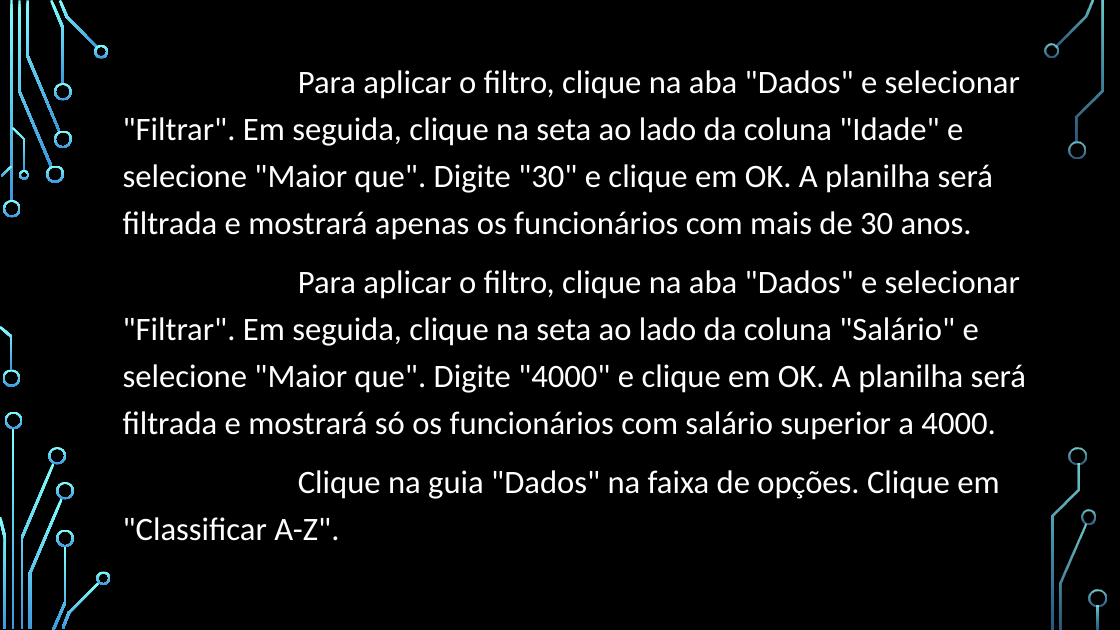
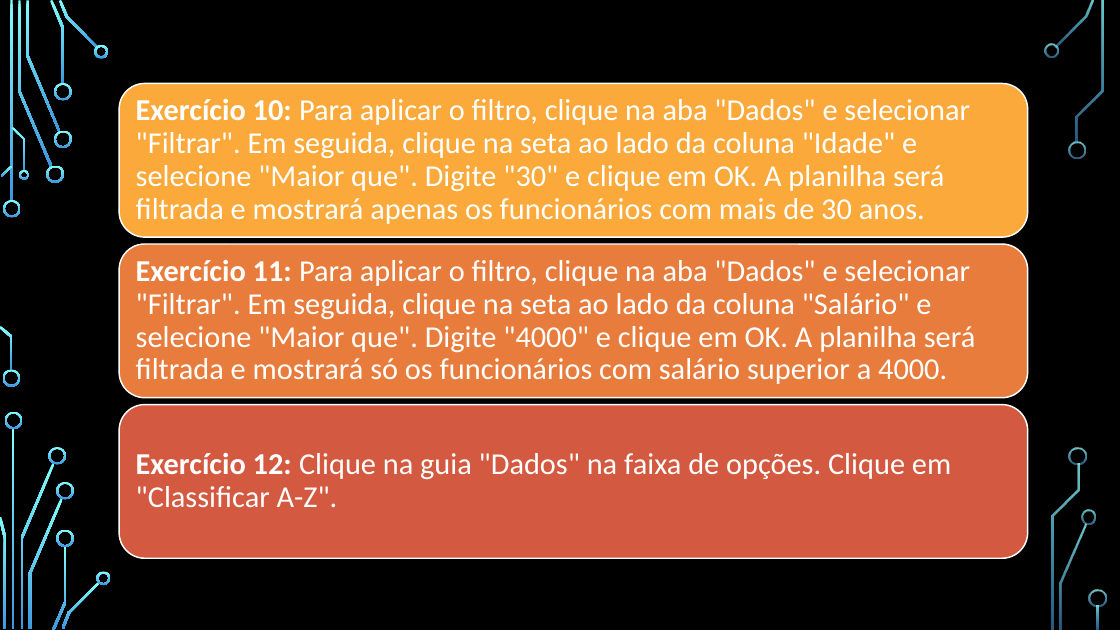
Before and after one commit to VitorKaviski/Curso_Kaviski_Excel_Basico_ao_Avancado, a slide deck: slide 37 of Curso Excel/Básico/Aula 1/Aula 1 - Excel/Curso Excel - Básico - Modelo Slides 1.pptx. Drawn at 1120x630 pixels with LibreOffice and Linux fonts; fonts in the diff are those of the drawing; background and template pictures are left out. Boxes give left, top, right and bottom in pixels: in the first picture for what was removed or moved away, otherwise in the second. Text is boxed around its words. In the diff, an @@ line names an element or a change of style, - is before the commit and + after.

```diff
--- a/Curso Excel/Básico/Aula 1/Aula 1 - Excel/Curso Excel - Básico - Modelo Slides 1.pptx
+++ b/Curso Excel/Básico/Aula 1/Aula 1 - Excel/Curso Excel - Básico - Modelo Slides 1.pptx
@@ text at [123, 70, 1020, 240]: paragraph removed @@
-Exercício 10: Para aplicar o filtro, clique na aba "Dados" e selecionar "Filtrar". Em seguida, clique na seta ao lado da coluna "Idade" e selecione "Maior que". Digite "30" e clique em OK. A planilha será filtrada e mostrará apenas os funcionários com mais de 30 anos.
@@ text "Exercício 11: Para aplicar o ...": place and size @@
-text "Exercício 11: Para aplicar o ..." at [123, 70, 1026, 541]
+text "Exercício 11: Para aplicar o ..." at [136, 259, 975, 384]
@@ text "Exercício 11: Para aplicar o ..." at [136, 259, 975, 384]: size 28 to 26 pt; text colour #000000 to #FFFFFF in "Exercício 11:"; line spacing 1.2 to 0.9; vertical alignment top to middle @@
@@ text at [123, 470, 999, 541]: paragraph removed @@
-Exercício 12: Clique na guia "Dados" na faixa de opções. Clique em "Classificar A-Z".
@@ group added at [119, 83, 1028, 559]: 3 rounded rectangles, 2 texts @@
+Exercício 10: Para aplicar o filtro, clique na aba "Dados" e selecionar "Filtrar". Em seguida, clique na seta ao lado da coluna "Idade" e selecione "Maior que". Digite "30" e clique em OK. A planilha será filtrada e mostrará apenas os funcionários com mais de 30 anos.
+Exercício 12: Clique na guia "Dados" na faixa de opções. Clique em "Classificar A-Z".
```
Also in this commit, not shown: 5 other slides changed, 4 other files.
